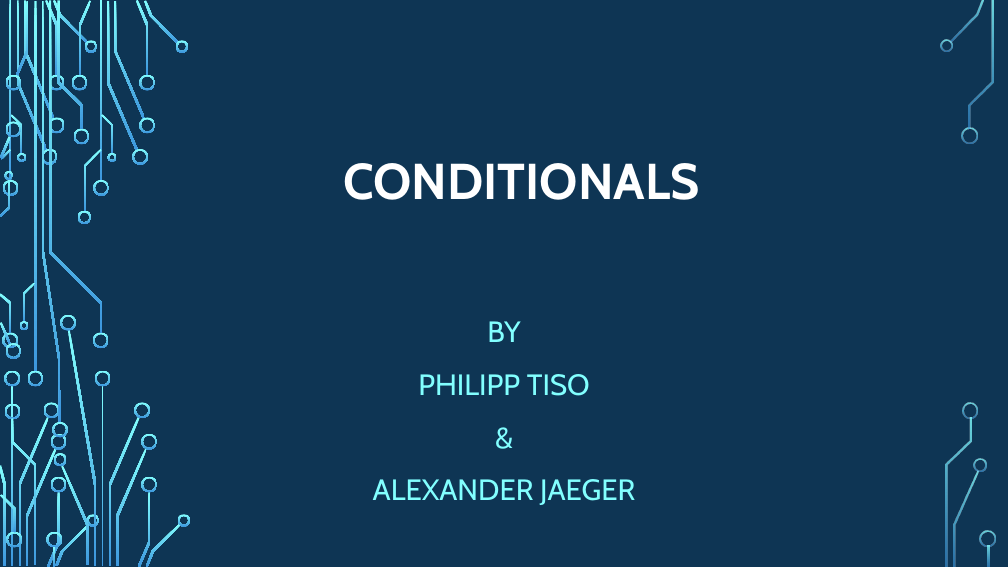
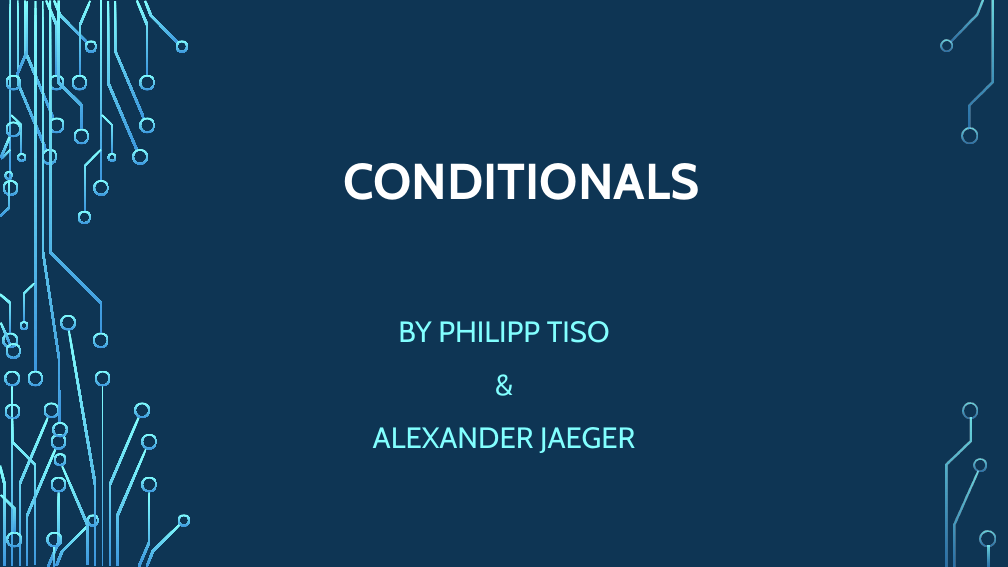
Before and after one commit to psypdt/ZIS_C-_Summer_Course_2019, a slide deck: slide 1 of Day_2/Day_2.pptx. Drawn at 1008x567 pixels with LibreOffice and Linux fonts; fonts in the diff are those of the drawing; background and template pictures are left out. Boxes give left, top, right and bottom in pixels: in the first picture for what was removed or moved away, otherwise in the second. Text is boxed around its words. In the diff, an @@ line names an element or a change of style, - is before the commit and + after.

```diff
--- a/Day_2/Day_2.pptx
+++ b/Day_2/Day_2.pptx
@@ subtitle at (398, 321, 610, 343): text changed @@
-BY
-PHILIPP TISO
+BY PHILIPP TISO
```
Also in this commit, not shown: 3 other slides changed, 1 slide added.
